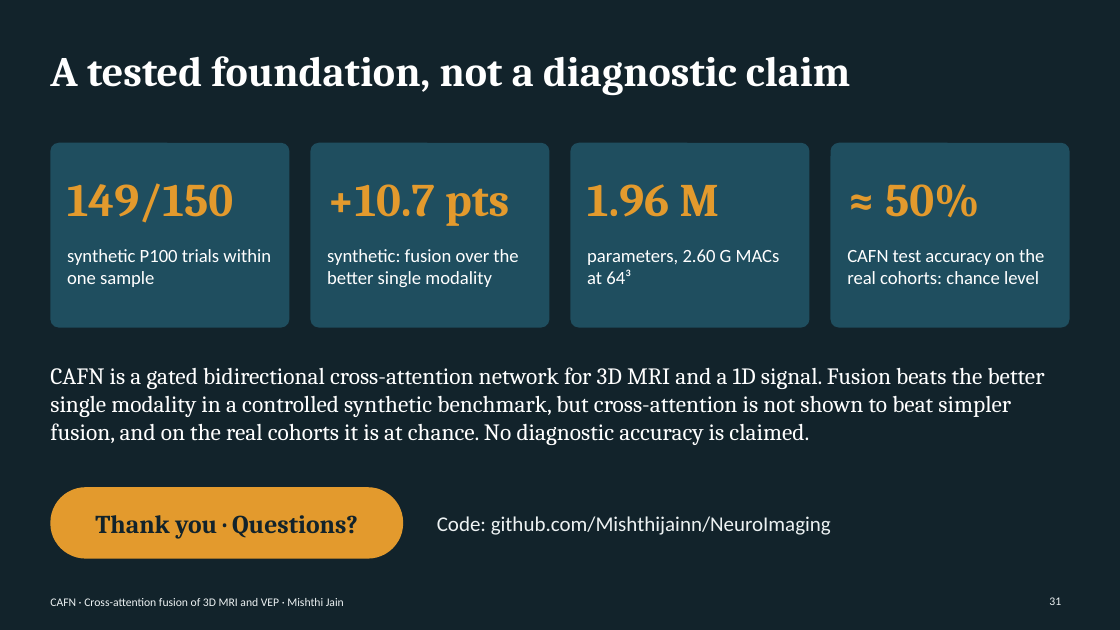
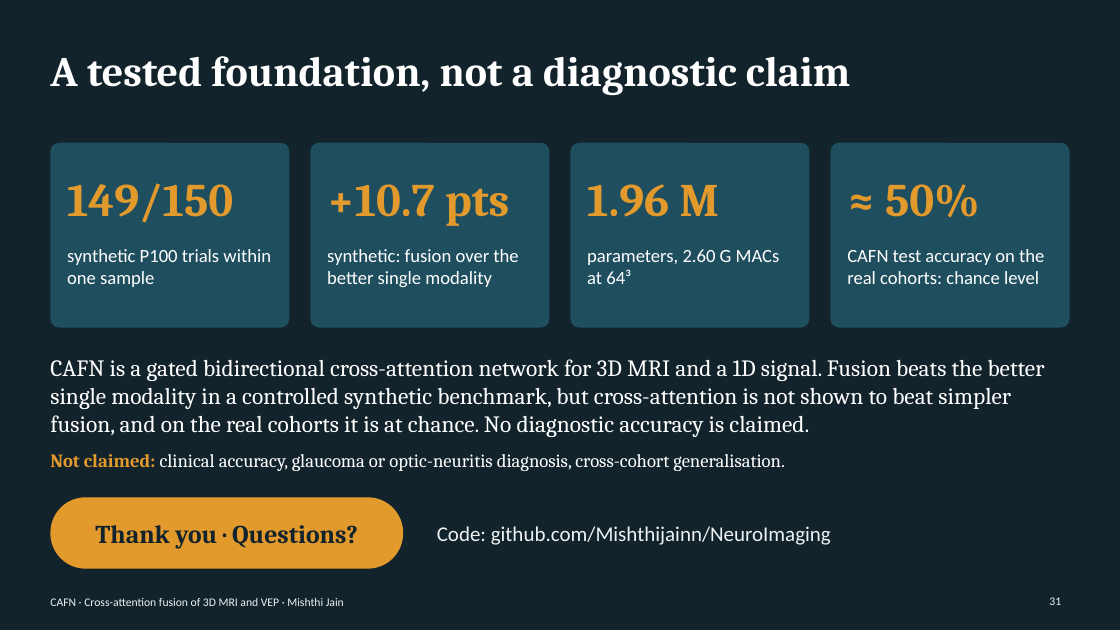
Before and after one commit to AmanSwar/NeuroImaging, a slide deck: slide 31 of docs/NeuroImaging_CAFN_Presentation.pptx. Drawn at 1120x630 pixels with LibreOffice and Linux fonts; fonts in the diff are those of the drawing. Boxes give left, top, right and bottom in pixels: in the first picture for what was removed or moved away, otherwise in the second. Text is boxed around its words. In the diff, an @@ line names an element or a change of style, - is before the commit and + after.

```diff
--- a/docs/NeuroImaging_CAFN_Presentation.pptx
+++ b/docs/NeuroImaging_CAFN_Presentation.pptx
@@ text "CAFN is a gated bidirectional ...": place and size @@
-text "CAFN is a gated bidirectional ..." at (50,367,1045,445)
+text "CAFN is a gated bidirectional ..." at (50,359,1045,471)
@@ text at (50,454,784,471): paragraph added @@
+Not claimed: clinical accuracy, glaucoma or optic-neuritis diagnosis, cross-cohort generalisation.
@@ 2 texts, 1 rounded rectangle: place and size @@
-2 texts, 1 rounded rectangle at (50,487,831,559)
+2 texts, 1 rounded rectangle at (50,497,831,569)
```
Also in this commit, not shown: 16 other slides changed, 18 other files.
